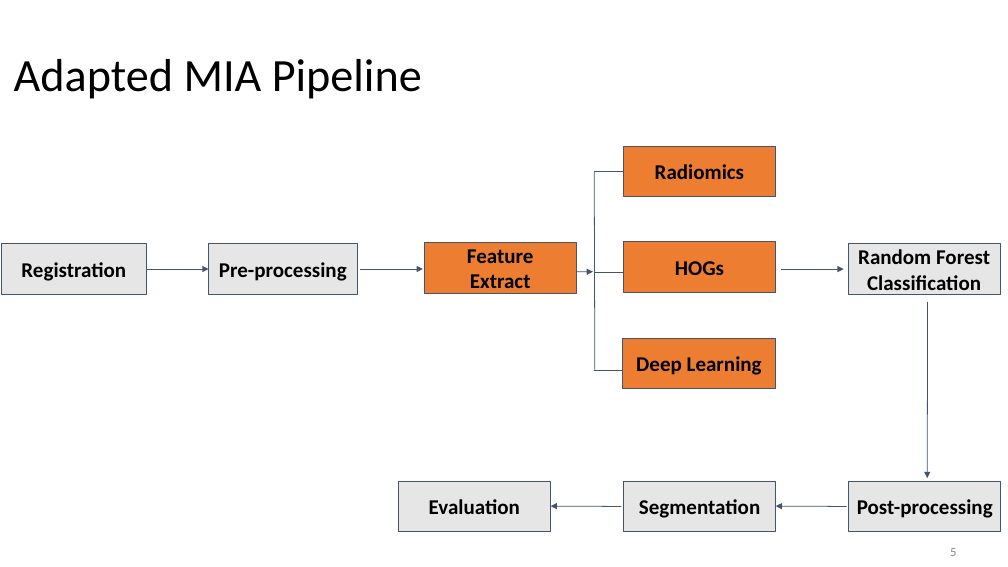
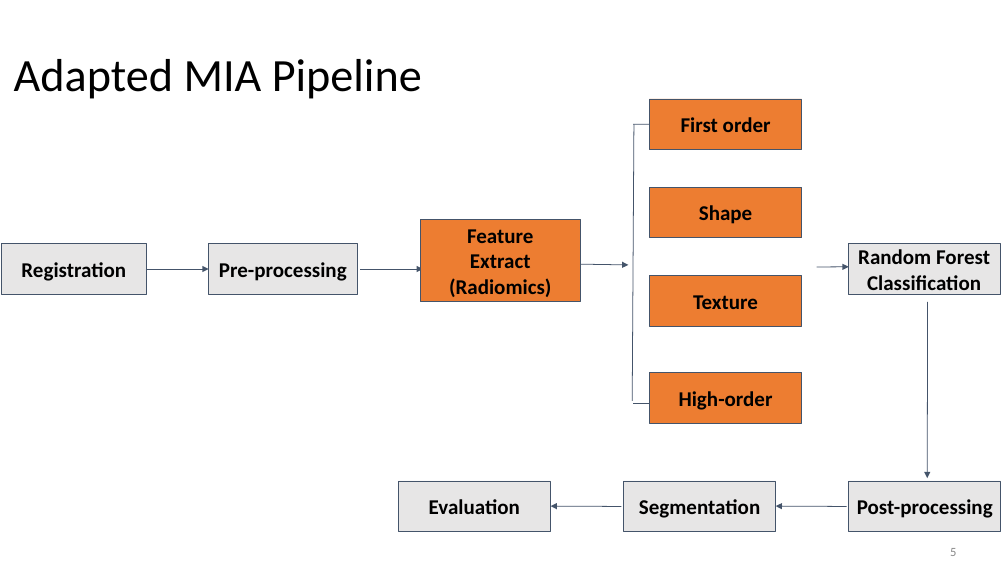
Before and after one commit to zejunyan/mialab, a slide deck: slide 5 of .github/workflows/Group 6 mialab-presentation.pptx. Drawn at 1008x567 pixels with LibreOffice and Linux fonts; fonts in the diff are those of the drawing; background and template pictures are left out. Boxes give left, top, right and bottom in pixels: in the first picture for what was removed or moved away, otherwise in the second. Text is boxed around its words. In the diff, an @@ line names an element or a change of style, - is before the commit and + after.

Commit message:
Add files via upload
updated 101125

```diff
--- a/.github/workflows/Group 6 mialab-presentation.pptx
+++ b/.github/workflows/Group 6 mialab-presentation.pptx
@@ rectangle added at <box>650,99,802,150</box>, fill #ED7D31, outline #44546A 0.75 pt, 20 pt, text #000000, bold @@
+First order
@@ rectangle removed at <box>624,146,776,197</box> @@
-Radiomics
@@ line moved from (594, 172) - (595, 370) to (634, 124) - (632, 401) @@
@@ line moved from (594, 172) - (624, 172) to (633, 124) - (650, 124) @@
@@ rectangle added at <box>650,188,802,238</box>, fill #ED7D31, outline #44546A 0.75 pt, 20 pt, text #000000, bold @@
+Shape
@@ rectangle "Feature": place and size @@
-rectangle "Feature" at <box>424,243,576,293</box>
+rectangle "Feature" at <box>420,219,581,302</box>
@@ line moved from (594, 272) - (624, 272) to (572, 264) - (628, 265) @@
@@ line (572, 264) - (628, 265): line to arrow @@
@@ rectangle removed at <box>624,242,776,293</box> @@
-HOGs
@@ arrow moved from (781, 269) - (844, 269) to (817, 267) - (849, 267) @@
@@ text in rectangle at <box>449,278,551,297</box>: paragraph added @@
+(Radiomics)
@@ arrow removed from (563, 272) to (593, 271) @@
@@ rectangle added at <box>650,275,802,326</box>, fill #ED7D31, outline #44546A 0.75 pt, 20 pt, text #000000, bold @@
+Texture
@@ rectangle removed at <box>623,338,775,389</box> @@
-Deep Learning
@@ rectangle added at <box>650,373,802,423</box>, fill #ED7D31, outline #44546A 0.75 pt, 20 pt, text #000000, bold @@
+High-order
@@ line moved from (594, 371) - (624, 371) to (633, 404) - (650, 404) @@
```
Also in this commit, not shown: 3 other slides changed, 5 slides removed.
